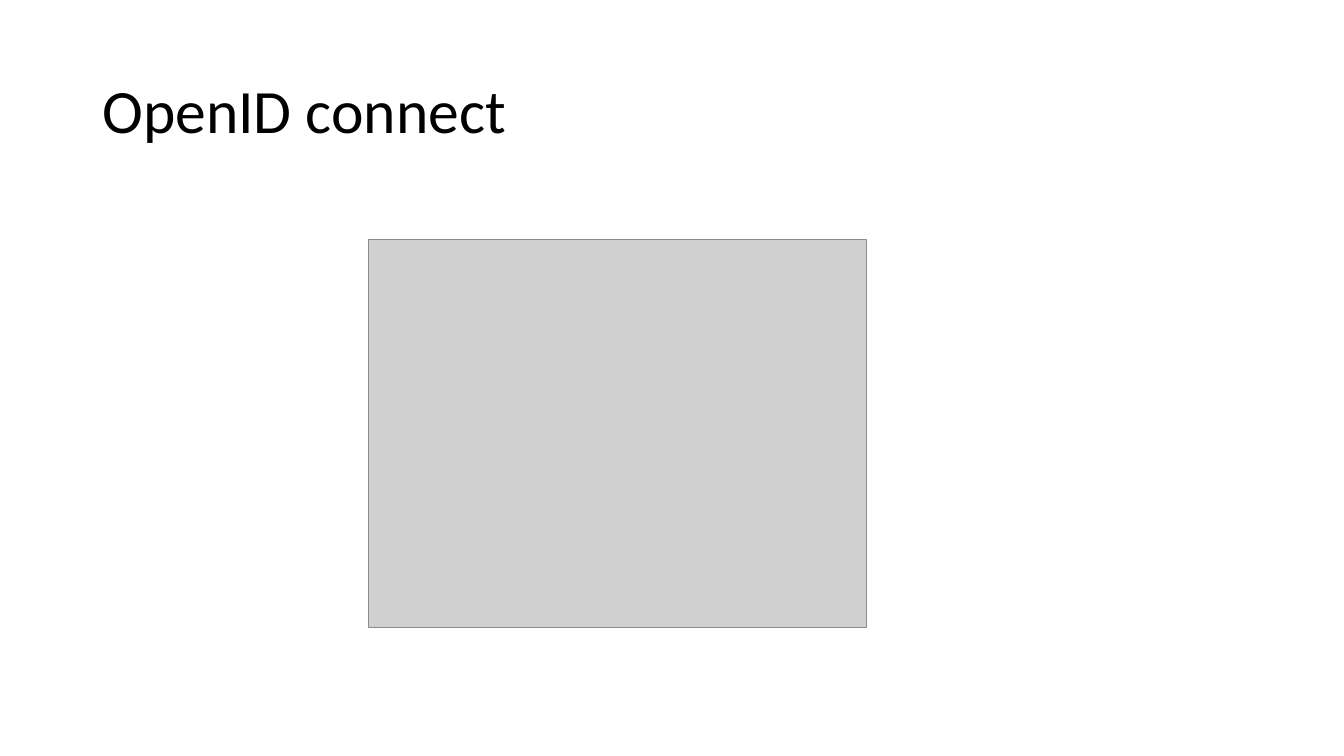
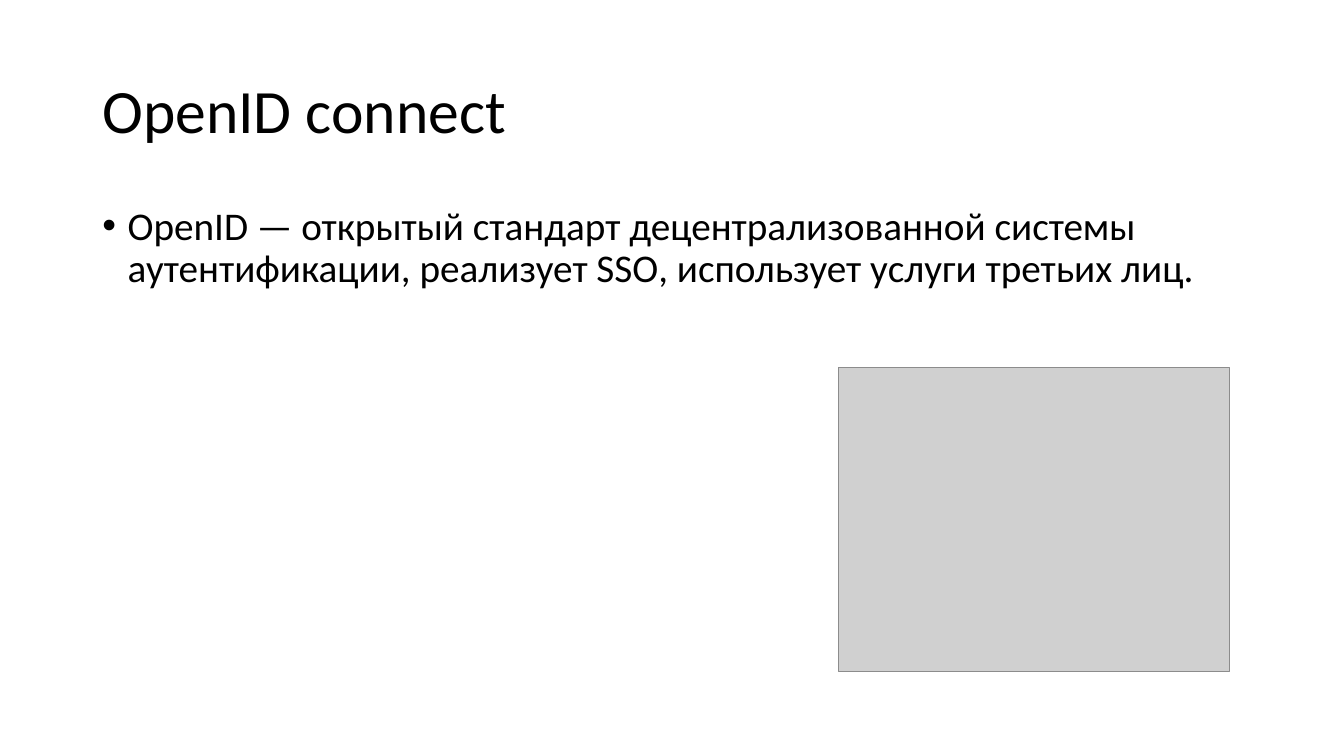
Before and after one commit to KozinOleg97/diplom, a slide deck: slide 14 of Vkr_p2.pptx (slide 15 before the commit). Drawn at 1344x756 pixels with LibreOffice and Linux fonts; fonts in the diff are those of the drawing; grey boxes stand for pictures. Boxes give left, top, right and bottom in pixels: in the first picture for what was removed or moved away, otherwise in the second. Text is boxed around its words. In the diff, an @@ line names an element or a change of style, - is before the commit and + after.

```diff
--- a/Vkr_p2.pptx
+++ b/Vkr_p2.pptx
@@ text added at (128, 213, 1193, 289), 28 pt, text #000000 @@
+• OpenID — открытый стандарт децентрализованной системы аутентификации, реализует SSO, использует услуги третьих лиц.
@@ picture: place and size @@
-picture at (368, 240, 867, 627)
+picture at (839, 368, 1230, 671)
```
Also in this commit, not shown: 3 slides added, 2 slides removed, 1 other file.
